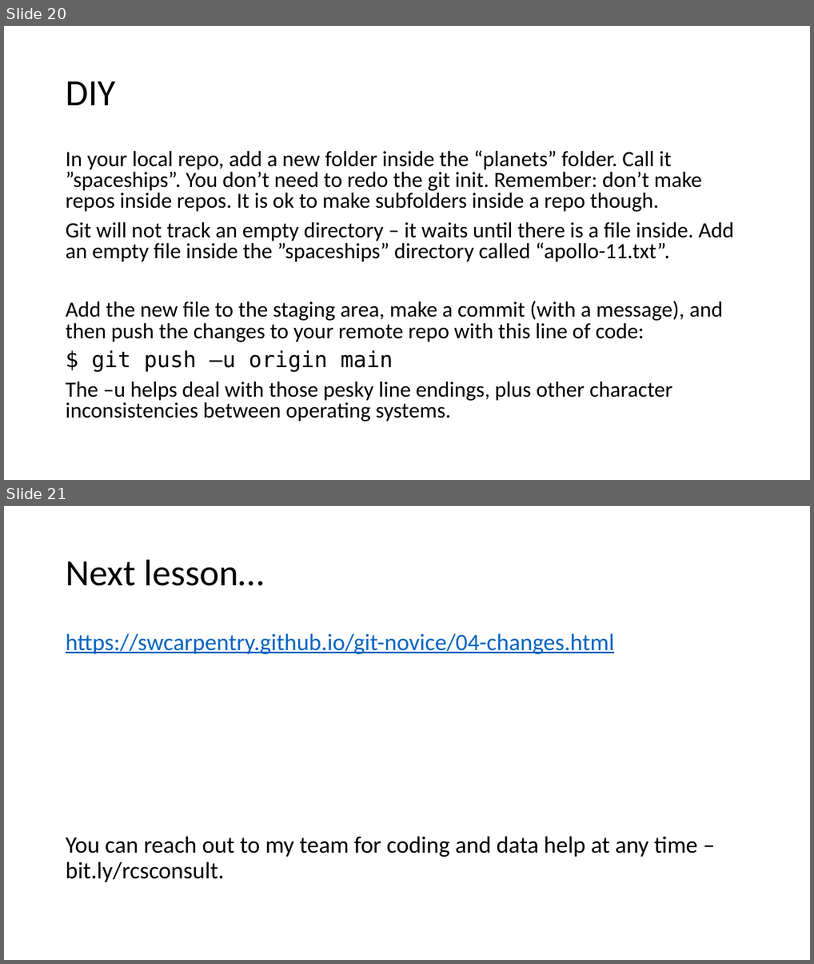
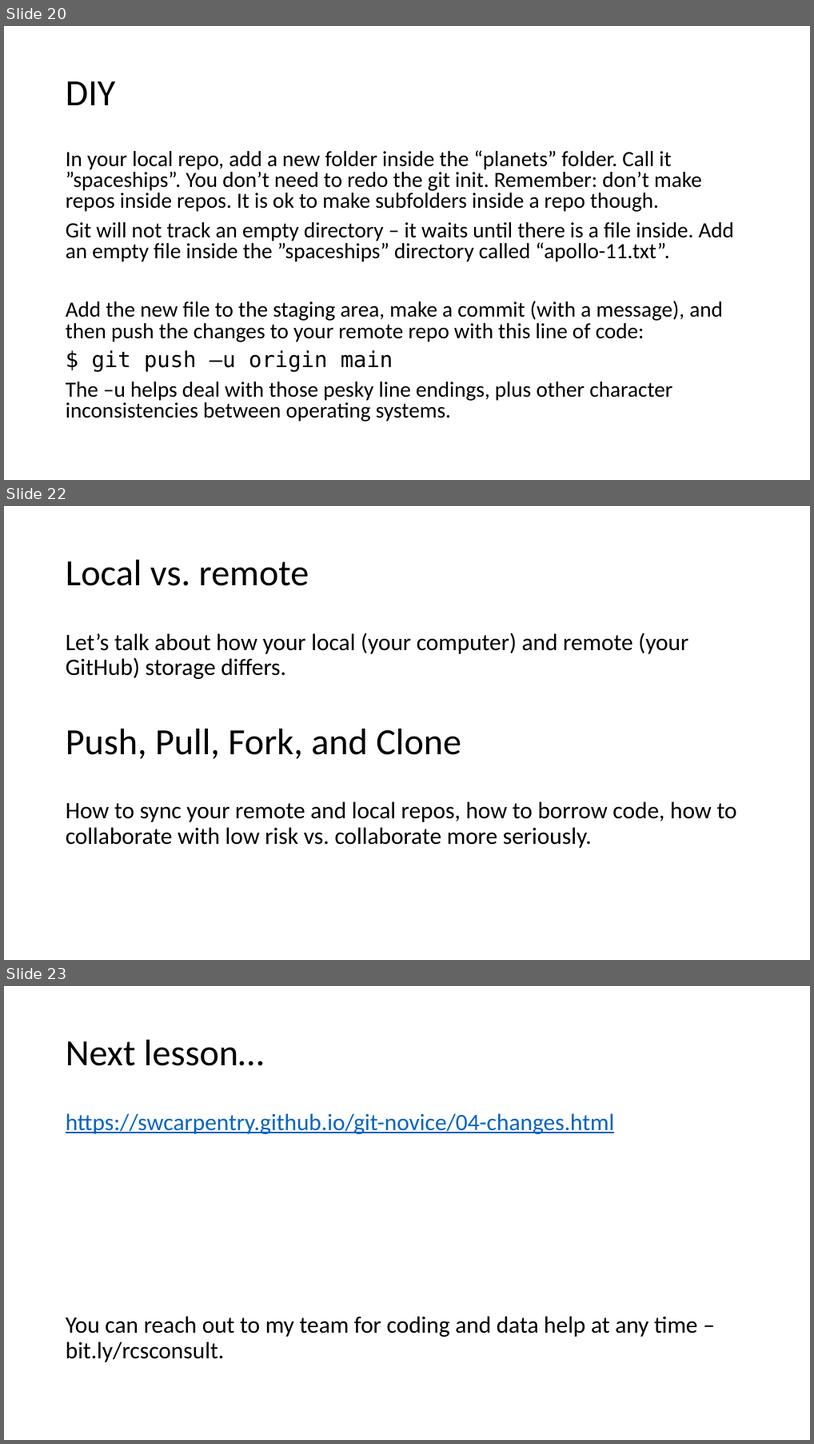
Before and after one commit to nuitrcs/introGit, a slide deck: introGit.pptx. Shown one above the other, each under a label of ours: slides 20 and 21 before the commit, slides 20, 22 and 23 after it; the slides between them are not shown. The pictures are 814x964 and 814x1444 pixels, drawn with LibreOffice and Linux fonts; fonts in the diff are those of the drawing. Boxes give left, top, right and bottom in pixels: in the first picture for what was removed or moved away, otherwise in the second. Text is boxed around its words. In the diff, an @@ line names an element or a change of style, - is before the commit and + after.

```diff
--- a/introGit.pptx
+++ b/introGit.pptx
@@ slide 22 added at [4, 506, 810, 960], background #FFFFFF @@
@@ title added at [66, 560, 310, 586], 44 pt, text #000000 @@
+Local vs. remote
@@ text added at [66, 632, 689, 679], 28 pt, text #000000 @@
+Let’s talk about how your local (your computer) and remote (your GitHub) storage differs.
@@ text added at [66, 728, 462, 759], 44 pt, text #000000 @@
+Push, Pull, Fork, and Clone
@@ text added at [66, 801, 738, 848], 28 pt, text #000000 @@
+How to sync your remote and local repos, how to borrow code, how to collaborate with low risk vs. collaborate more seriously.
@@ what was slide 21 is now slide 23 @@
```
Also in this commit, not shown: 9 slides changed, 3 other slides added, 2 slides removed.
